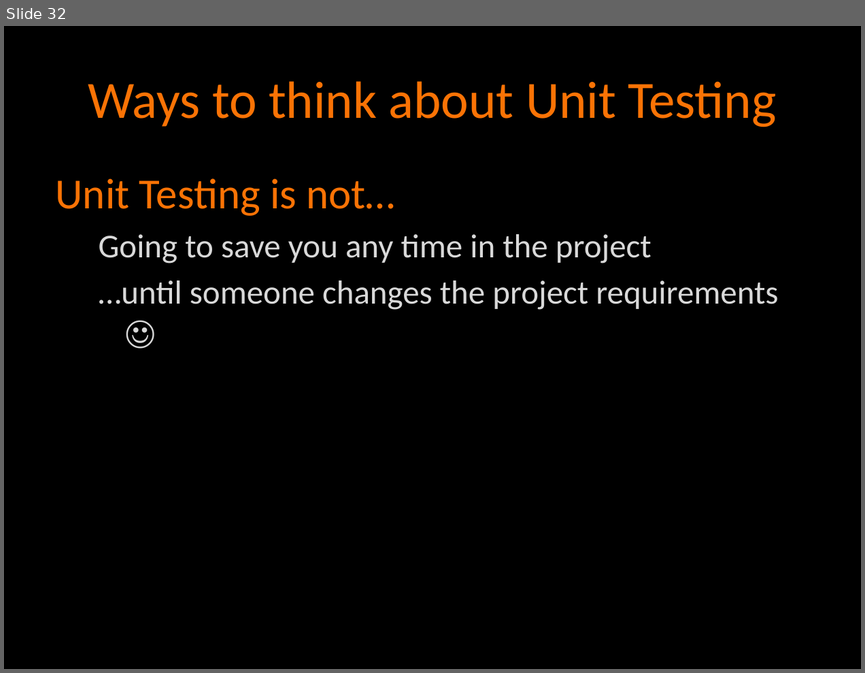
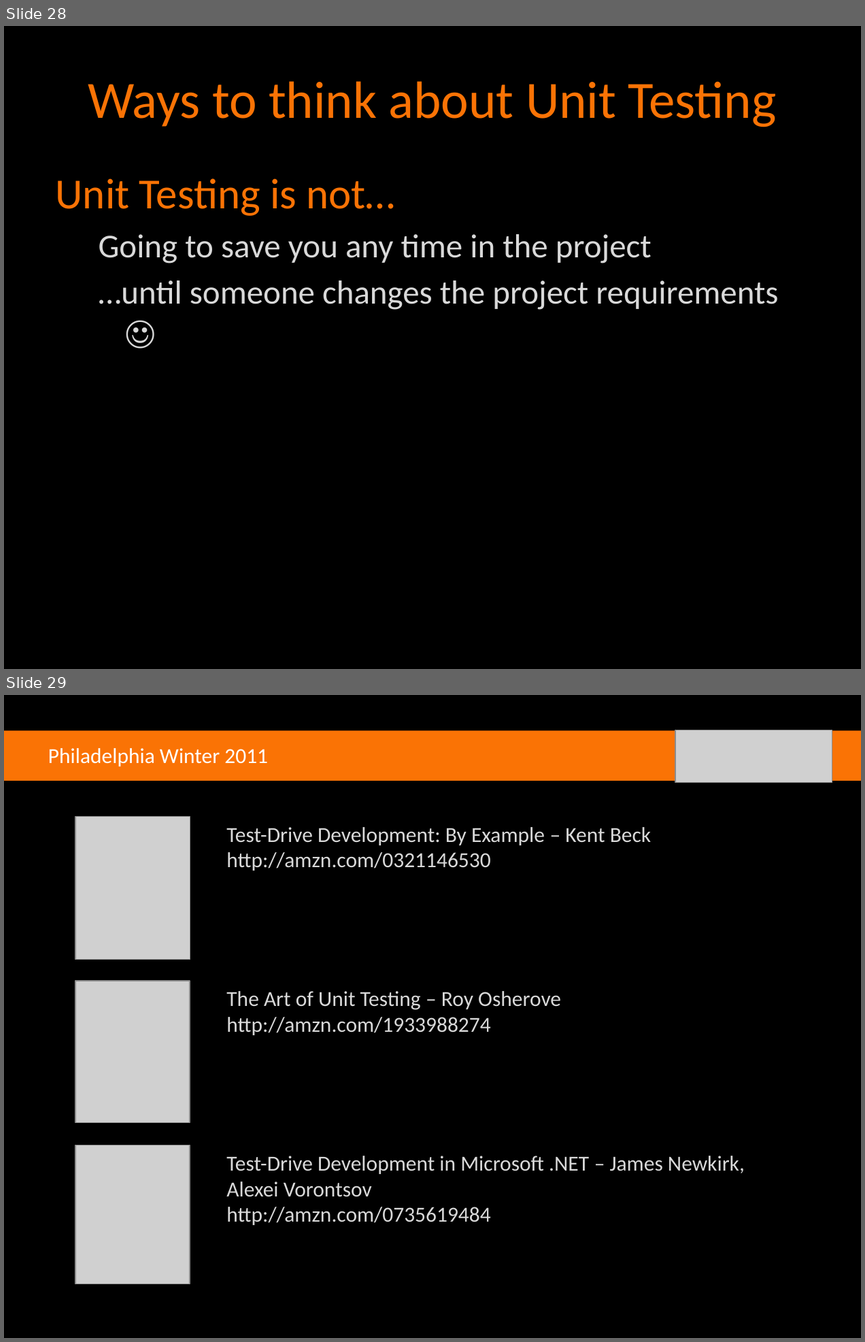
Before and after one commit to agilefire/November2010, a slide deck: Agile Firestarter Winter 2011 Test-Driven-Development.pptx. Shown one above the other, each under a label of ours: slide 32 before the commit, slides 28 and 29 after it. The pictures are 865x673 and 865x1342 pixels, drawn with LibreOffice and Linux fonts; fonts in the diff are those of the drawing; grey boxes stand for pictures. Boxes give left, top, right and bottom in pixels: in the first picture for what was removed or moved away, otherwise in the second. Text is boxed around its words. In the diff, an @@ line names an element or a change of style, - is before the commit and + after.

```diff
--- a/Agile Firestarter Winter 2011 Test-Driven-Development.pptx
+++ b/Agile Firestarter Winter 2011 Test-Driven-Development.pptx
@@ slide 29 added at (4,695,861,1338), background #000000 @@
@@ rectangle added at (4,731,861,781), fill #FA7305 @@
@@ picture added at (675,730,832,783) @@
@@ text added at (48,748,268,766), 18 pt, text #FFFFFF @@
+Philadelphia Winter 2011
@@ picture added at (75,817,190,960) @@
@@ text added at (226,827,651,870), 18 pt, text #D9D9D9 @@
+Test-Drive Development: By Example – Kent Beck
+http://amzn.com/0321146530
@@ picture added at (75,981,189,1121) @@
@@ text added at (226,991,561,1035), 18 pt, text #D9D9D9 @@
+The Art of Unit Testing – Roy Osherove
+http://amzn.com/1933988274
@@ picture added at (75,1145,189,1284) @@
@@ text added at (226,1155,745,1225), 18 pt, text #D9D9D9 @@
+Test-Drive Development in Microsoft .NET – James Newkirk,
+Alexei Vorontsov
+http://amzn.com/0735619484
@@ what was slide 32 is now slide 28 @@
```
Also in this commit, not shown: 10 slides changed, 9 other slides added, 13 slides removed.
